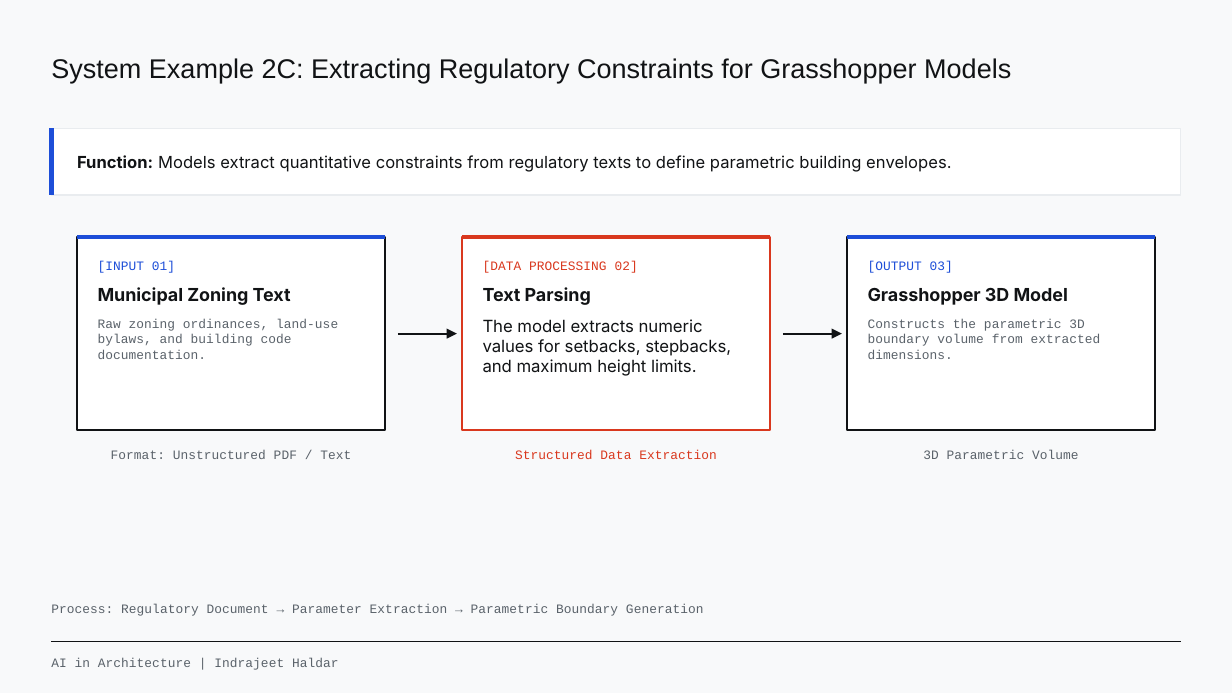
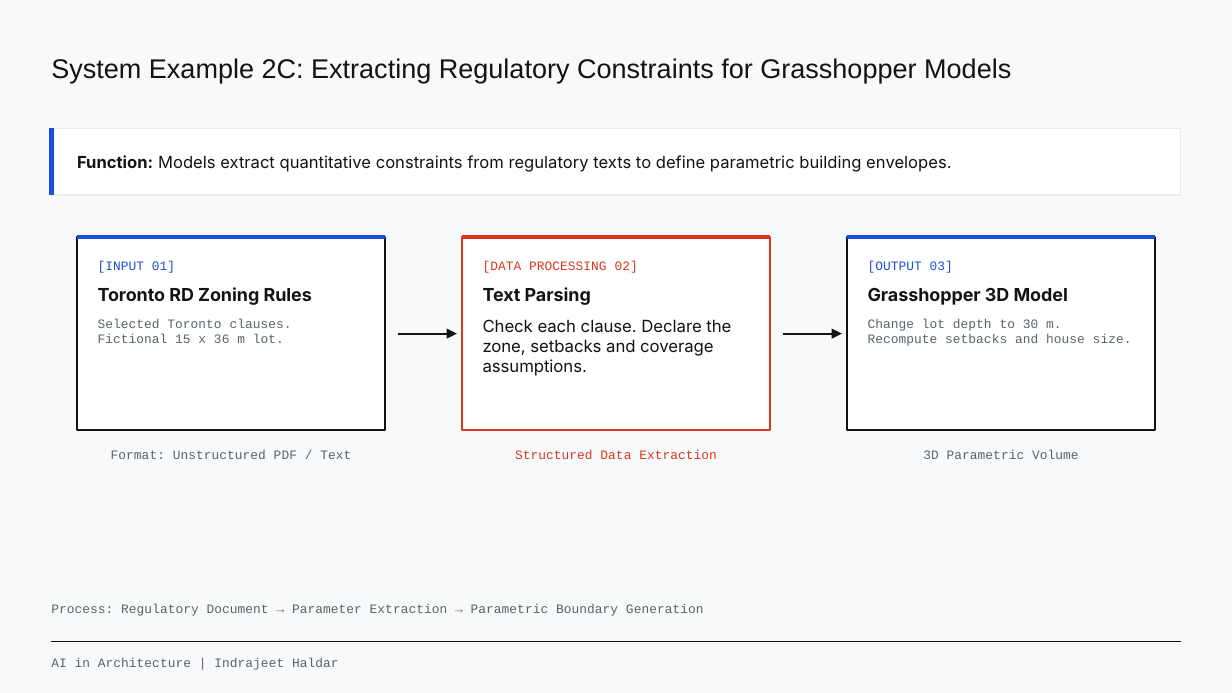
Before and after one commit to range-et/AI_arch_resources, a slide deck: slide 20 of AI in Architecture - Presentation.pptx. Drawn at 1232x693 pixels with LibreOffice and Linux fonts; fonts in the diff are those of the drawing; background and template pictures are left out. Boxes give left, top, right and bottom in pixels: in the first picture for what was removed or moved away, otherwise in the second. Text is boxed around its words. In the diff, an @@ line names an element or a change of style, - is before the commit and + after.

```diff
--- a/AI in Architecture - Presentation.pptx
+++ b/AI in Architecture - Presentation.pptx
@@ text at box(98, 287, 312, 343): text changed @@
-Municipal Zoning Text
-Raw zoning ordinances, land-use bylaws, and building code documentation.
+Toronto RD Zoning Rules
+Selected Toronto clauses. Fictional 15 x 36 m lot.
@@ text at box(483, 319, 731, 376): text changed @@
-The model extracts numeric values for setbacks, stepbacks, and maximum height limits.
+Check each clause. Declare the zone, setbacks and coverage assumptions.
@@ text at box(868, 319, 1132, 346): text changed @@
-Constructs the parametric 3D boundary volume from extracted dimensions.
+Change lot depth to 30 m. Recompute setbacks and house size.
```
Also in this commit, not shown: 5 other slides changed, 48 other files.
